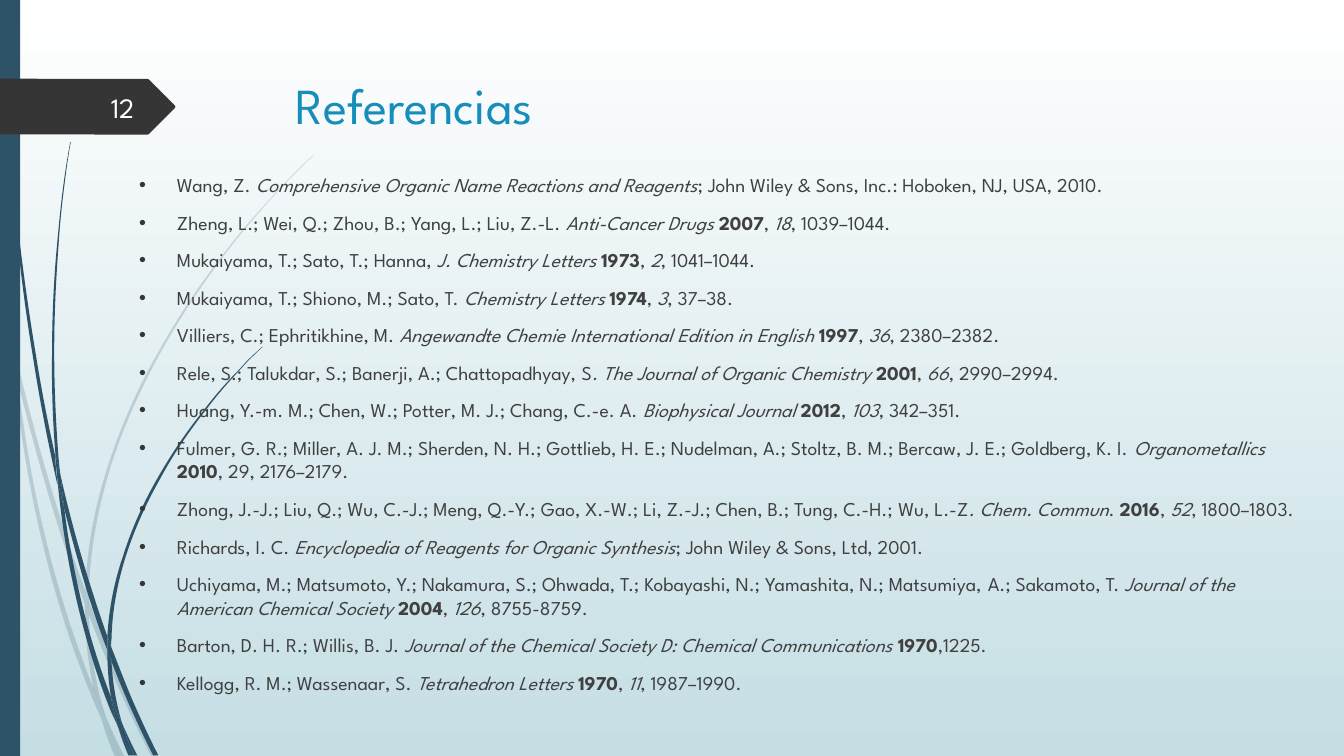
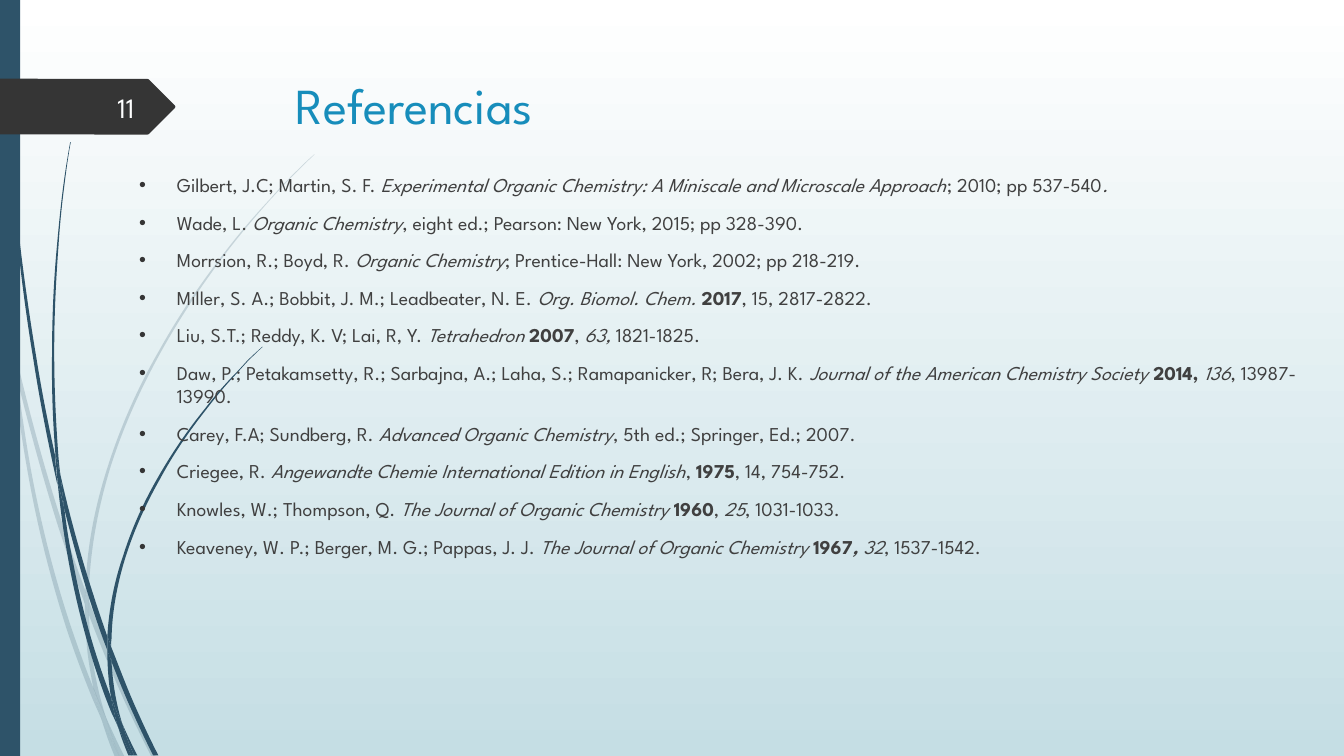
Before and after one commit to jsbarbosa/organica3, a slide deck: slide 11 of 3-Ozonolisis/seminario/Ozonolisis.pptx (slide 12 before the commit). Drawn at 1344x756 pixels with LibreOffice and Linux fonts; fonts in the diff are those of the drawing. Boxes give left, top, right and bottom in pixels: in the first picture for what was removed or moved away, otherwise in the second. Text is boxed around its words. In the diff, an @@ line names an element or a change of style, - is before the commit and + after.

```diff
--- a/3-Ozonolisis/seminario/Ozonolisis.pptx
+++ b/3-Ozonolisis/seminario/Ozonolisis.pptx
@@ page number at (117, 99, 134, 118): text changed @@
-12
+11
@@ text at (177, 178, 1296, 559): text changed @@
-• Wang, Z. Comprehensive Organic Name Reactions and Reagents; John Wiley & Sons, Inc.: Hoboken, NJ, USA, 2010.
-• Zheng, L.; Wei, Q.; Zhou, B.; Yang, L.; Liu, Z.-L. Anti-Cancer Drugs 2007, 18, 1039–1044.
-• Mukaiyama, T.; Sato, T.; Hanna, J. Chemistry Letters 1973, 2, 1041–1044.
-• Mukaiyama, T.; Shiono, M.; Sato, T. Chemistry Letters 1974, 3, 37–38.
-• Villiers, C.; Ephritikhine, M. Angewandte Chemie International Edition in English 1997, 36, 2380–2382.
-• Rele, S.; Talukdar, S.; Banerji, A.; Chattopadhyay, S. The Journal of Organic Chemistry 2001, 66, 2990–2994.
-• Huang, Y.-m. M.; Chen, W.; Potter, M. J.; Chang, C.-e. A. Biophysical Journal 2012, 103, 342–351.
-• Fulmer, G. R.; Miller, A. J. M.; Sherden, N. H.; Gottlieb, H. E.; Nudelman, A.; Stoltz, B. M.; Bercaw, J. E.; Goldberg, K. I. Organometallics 2010, 29, 2176–2179.
-• Zhong, J.-J.; Liu, Q.; Wu, C.-J.; Meng, Q.-Y.; Gao, X.-W.; Li, Z.-J.; Chen, B.; Tung, C.-H.; Wu, L.-Z. Chem. Commun. 2016, 52, 1800–1803.
-• Richards, I. C. Encyclopedia of Reagents for Organic Synthesis; John Wiley & Sons, Ltd, 2001.
-• Uchiyama, M.; Matsumoto, Y.; Nakamura, S.; Ohwada, T.; Kobayashi, N.; Yamashita, N.; Matsumiya, A.; Sakamoto, T. Journal of the American Chemical Society 2004, 126, 8755-8759.
-• Barton, D. H. R.; Willis, B. J. Journal of the Chemical Society D: Chemical Communications 1970,1225.
-• Kellogg, R. M.; Wassenaar, S. Tetrahedron Letters 1970, 11, 1987–1990.
+• Gilbert, J.C; Martin, S. F. Experimental Organic Chemistry: A Miniscale and Microscale Approach; 2010; pp 537-540.
+• Wade, L. Organic Chemistry, eight ed.; Pearson: New York, 2015; pp 328-390.
+• Morrsion, R.; Boyd, R. Organic Chemistry; Prentice-Hall: New York, 2002; pp 218-219.
+• Miller, S. A.; Bobbit, J. M.; Leadbeater, N. E. Org. Biomol. Chem. 2017, 15, 2817-2822.
+• Liu, S.T.; Reddy, K. V; Lai, R, Y. Tetrahedron 2007, 63, 1821-1825.
+• Daw, P.; Petakamsetty, R.; Sarbajna, A.; Laha, S.; Ramapanicker, R; Bera, J. K. Journal of the American Chemistry Society 2014, 136, 13987-13990.
+• Carey, F.A; Sundberg, R. Advanced Organic Chemistry, 5th ed.; Springer, Ed.; 2007.
+• Criegee, R. Angewandte Chemie International Edition in English, 1975, 14, 754-752.
+• Knowles, W.; Thompson, Q. The Journal of Organic Chemistry 1960, 25, 1031-1033.
+• Keaveney, W. P.; Berger, M. G.; Pappas, J. J. The Journal of Organic Chemistry 1967, 32, 1537-1542.
```
Also in this commit, not shown: 6 other slides changed, 1 slide removed.
